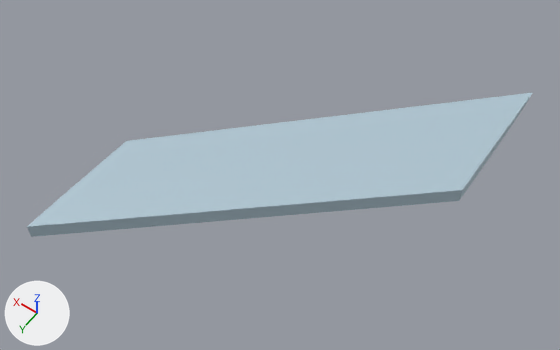
The glTF model assets/su33d_slat_inner_left.glb: old version first, new version second.
Before and after are seen from a 50 mm lens placed at (-0.52, 2.04, 2.6), pointed at (0.7, 0.33, -0.07). Lighting does not change. The marker at lower left points along +X, +Y and +Z. The older version comes first. Vertices at exactly the same position are counted once.

Objects in the first picture: '0_SlatInnerLeft'.
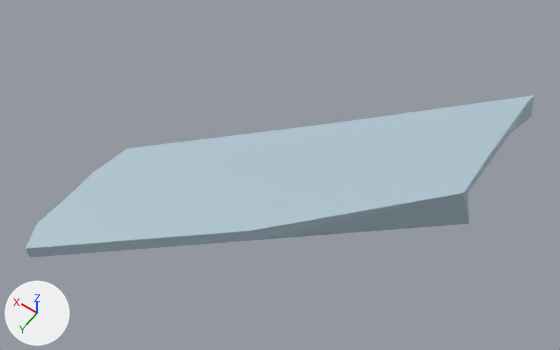
What the commit changed:
me_0_slatinnerleft is used by ob_0_slatinnerleft; location (0.0, 0.0, 0.0).
Before the commit, vertices of me_0_slatinnerleft: 0 (0.0, -0.72, -0.02) at pixel (533, 92), 1 (0.0, -0.65, -0.02) at pixel (527, 100), 2 (0.0, -0.47, -0.01) at pixel (510, 123), 4 (0.0, -0.07, 0.0) at pixel (469, 179), 5 (0.0, 0.0, 0.0) at pixel (462, 190).
Before the commit, vertices of me_0_slatinnerleft: 7 (0.0, -0.07, -0.08) at pixel (466, 190), 8 (0.0, -0.25, -0.07) at pixel (485, 163), 9 (0.0, -0.47, -0.07) at pixel (507, 131), 11 (0.69, -0.07, -0.04) at pixel (333, 116), 12 (0.69, -0.01, -0.04) at pixel (325, 124).
Before the commit, vertices of me_0_slatinnerleft: 21 (0.69, -0.01, -0.07), 22 (1.38, 0.58, -0.06) at pixel (126, 140), 23 (1.38, 0.64, -0.06) at pixel (117, 148), 24 (1.38, 0.79, -0.06) at pixel (93, 168), 25 (1.38, 0.97, -0.05) at pixel (63, 194).
Before the commit, vertices of me_0_slatinnerleft: 26 (1.38, 1.12, -0.04) at pixel (37, 217), 32 (1.38, 0.64, -0.09).
me_0_slatinnerleft had 33 vertices, 62 faces and spanned x 0.0..1.38, y -0.72..1.18, z -0.12..0.0.
me_0_slatinnerleft now has 33 vertices, 62 faces and spans x -0.09..1.36, y -0.71..1.26, z -0.11..0.0.
Part 1, on me_0_slatinnerleft:
Vertices 0, 1, 5, 7, 8, 9, 12, 24 of me_0_slatinnerleft move by (-0.01, 0.01, 0.0).
Vertices 11, 21, 22, 23, 32 of me_0_slatinnerleft move by (-0.03, 0.03, 0.0).
Vertices 2, 4, 25, 26 of me_0_slatinnerleft move by (-0.02, 0.02, 0.0).
Vertex 6 of me_0_slatinnerleft moves from (0.0, 0.0, -0.08) at pixel (459, 200) to (-0.09, 0.09, -0.07) at pixel (468, 223).
Vertex 10 of me_0_slatinnerleft moves from (0.0, -0.65, -0.05) at pixel (525, 105) to (-0.05, -0.6, -0.05) at pixel (531, 116).
Vertex 13 of me_0_slatinnerleft moves from (0.69, 0.16, -0.03) at pixel (305, 145) to (0.59, 0.25, -0.03) at pixel (311, 169).
Vertex 14 of me_0_slatinnerleft moves from (0.69, 0.36, -0.03) at pixel (278, 173) to (0.6, 0.45, -0.03) at pixel (283, 196).
Vertex 15 of me_0_slatinnerleft moves from (0.69, 0.52, -0.02) at pixel (255, 198) to (0.61, 0.6, -0.02) at pixel (260, 219).
Vertex 16 of me_0_slatinnerleft moves from (0.69, 0.59, -0.02) at pixel (246, 208) to (0.6, 0.67, -0.01) at pixel (251, 230).
Vertex 17 of me_0_slatinnerleft moves from (0.69, 0.59, -0.1) at pixel (247, 218) to (0.6, 0.67, -0.08) at pixel (251, 240).
Vertex 18 of me_0_slatinnerleft moves from (0.69, 0.52, -0.1) to (0.6, 0.61, -0.08).
Vertex 19 of me_0_slatinnerleft moves from (0.69, 0.36, -0.09) to (0.58, 0.47, -0.07).
Vertex 20 of me_0_slatinnerleft moves from (0.69, 0.16, -0.09) to (0.56, 0.29, -0.07).
Vertex 27 of me_0_slatinnerleft moves from (1.38, 1.18, -0.04) at pixel (26, 226) to (1.29, 1.26, -0.03) at pixel (25, 248).
Vertex 28 of me_0_slatinnerleft moves from (1.38, 1.18, -0.12) at pixel (31, 236) to (1.29, 1.26, -0.1) at pixel (29, 257).
Vertex 29 of me_0_slatinnerleft moves from (1.38, 1.12, -0.11) to (1.33, 1.16, -0.11).
Vertex 30 of me_0_slatinnerleft moves from (1.38, 0.97, -0.11) to (1.32, 1.03, -0.1).
Vertex 31 of me_0_slatinnerleft moves from (1.38, 0.79, -0.11) to (1.3, 0.86, -0.1).

What differs and where, as boxes [x1, y1, x2, y2] in the pictures (560 x 350 px):
'0_SlatInnerLeft', reshaped (12% taller): before [27, 93, 532, 237]; after [25, 95, 534, 257]
